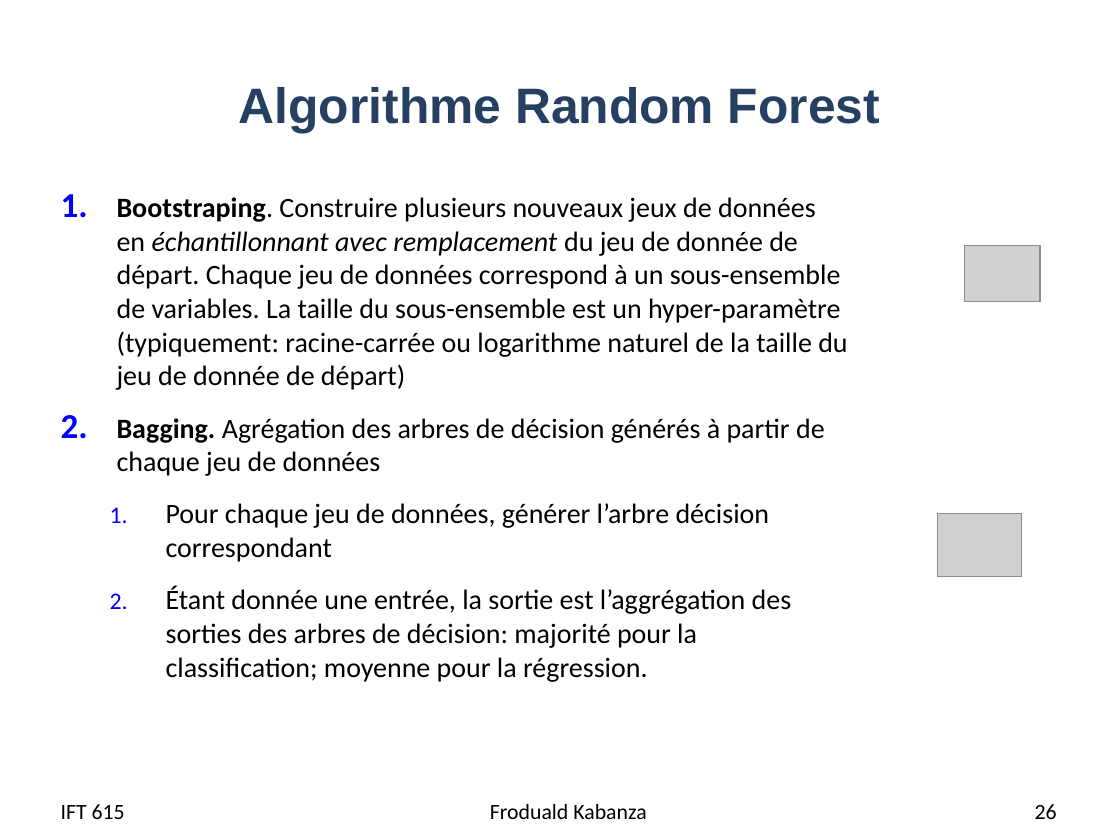
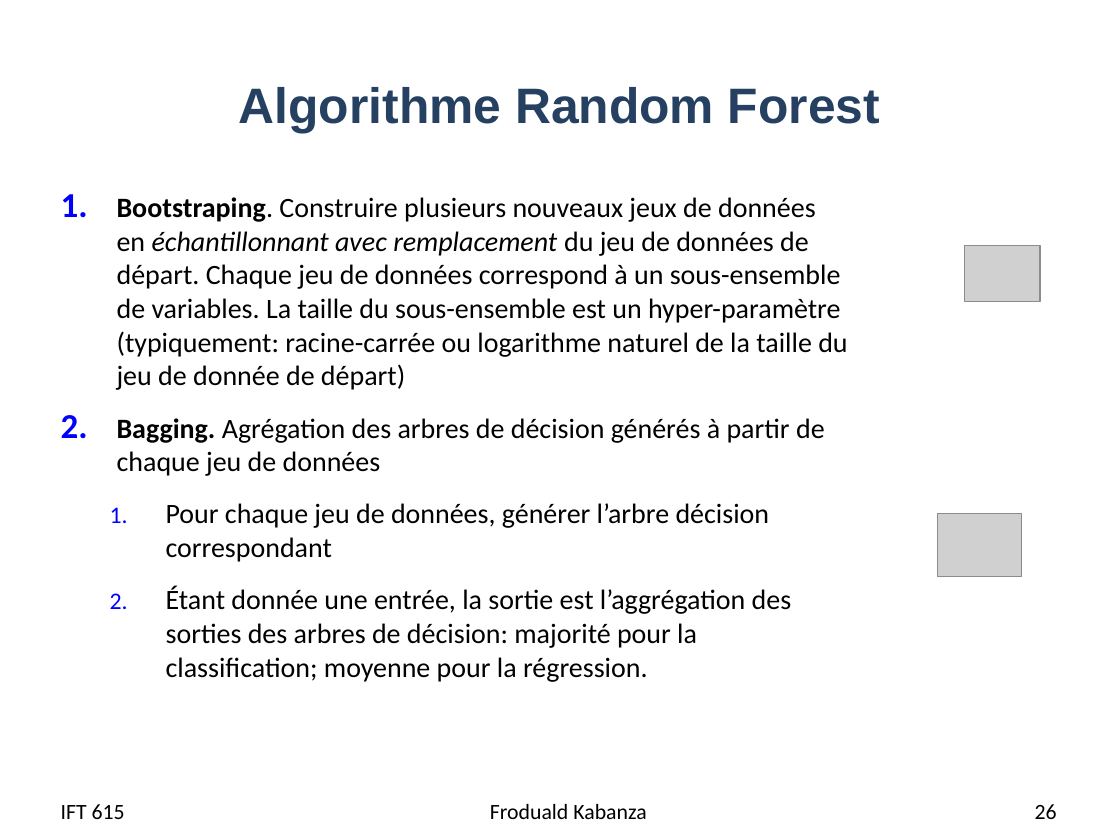
Before and after one commit to djeffkanda/djeffkanda.github.io, a slide deck: slide 26 of ift/assets/slides/ift615-08-Apprentissage avec des arbres de decision.pptx. Drawn at 1120x840 pixels with LibreOffice and Linux fonts; fonts in the diff are those of the drawing; grey boxes stand for pictures. Boxes give left, top, right and bottom in pixels: in the first picture for what was removed or moved away, otherwise in the second. Text is boxed around its words. In the diff, an @@ line names an element or a change of style, - is before the commit and + after.

```diff
--- a/ift/assets/slides/ift615-08-Apprentissage avec des arbres de decision.pptx
+++ b/ift/assets/slides/ift615-08-Apprentissage avec des arbres de decision.pptx
@@ text at (117, 197, 847, 390): text changed @@
-1. Bootstraping. Construire plusieurs nouveaux jeux de données en échantillonnant avec remplacement du jeu de donnée de départ. Chaque jeu de données correspond à un sous-ensemble de variables. La taille du sous-ensemble est un hyper-paramètre (typiquement: racine-carrée ou logarithme naturel de la taille du jeu de donnée de départ)
+1. Bootstraping. Construire plusieurs nouveaux jeux de données en échantillonnant avec remplacement du jeu de données de départ. Chaque jeu de données correspond à un sous-ensemble de variables. La taille du sous-ensemble est un hyper-paramètre (typiquement: racine-carrée ou logarithme naturel de la taille du jeu de donnée de départ)
```
Also in this commit, not shown: 13 other slides changed, 2 other files.
